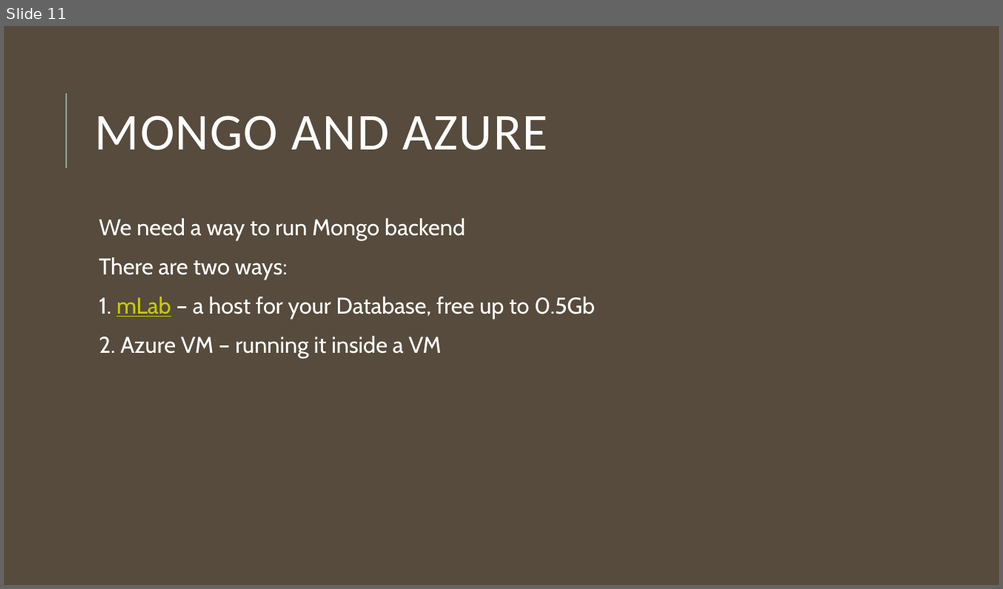
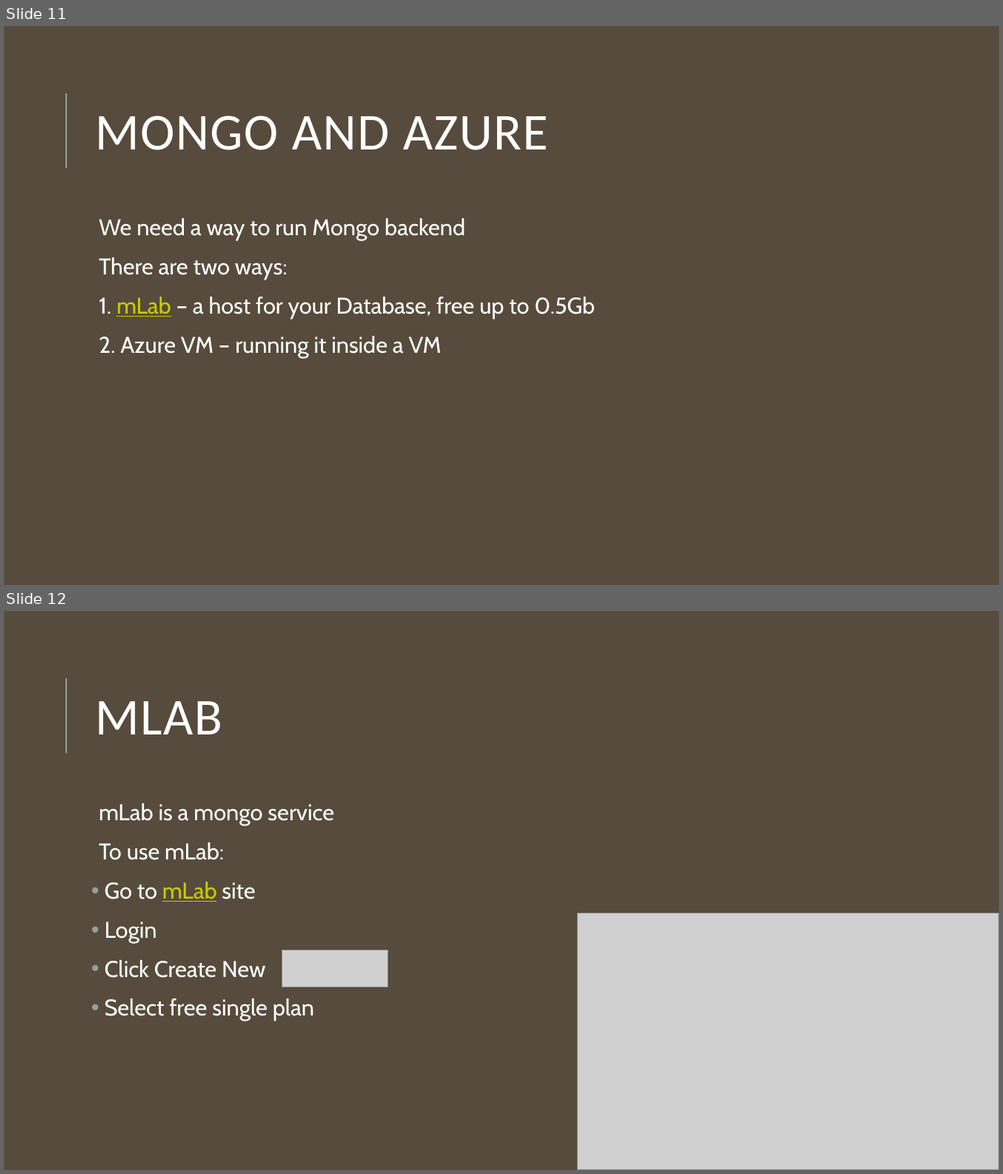
Before and after one commit to jce-il/se-class, a slide deck: tirgul/Node and azure.pptx. Shown one above the other, each under a label of ours: slide 11 before the commit, slides 11 and 12 after it. The pictures are 1003x589 and 1003x1174 pixels, drawn with LibreOffice and Linux fonts; fonts in the diff are those of the drawing; grey boxes stand for pictures. Boxes give left, top, right and bottom in pixels: in the first picture for what was removed or moved away, otherwise in the second. Text is boxed around its words. In the diff, an @@ line names an element or a change of style, - is before the commit and + after.

```diff
--- a/tirgul/Node and azure.pptx
+++ b/tirgul/Node and azure.pptx
@@ slide 12 added at (4,611,999,1170), background #564B3C; not listed: 1 template element that a slide beside it also shows @@
@@ title added at (95,701,222,735), 50 pt, text #FFFFFF @@
+MLAB
@@ text added at (99,803,334,1021), 22 pt, text #FFFFFF @@
+  mLab is a mongo service
+  To use mLab:
+• Go to mLab site
+• Login
+• Click Create New
+• Select free single plan
@@ picture added at (577,914,999,1170) @@
@@ picture added at (282,951,388,987) @@
```
Also in this commit, not shown: 1 slide changed, 1 other slide added, 1 other file.
